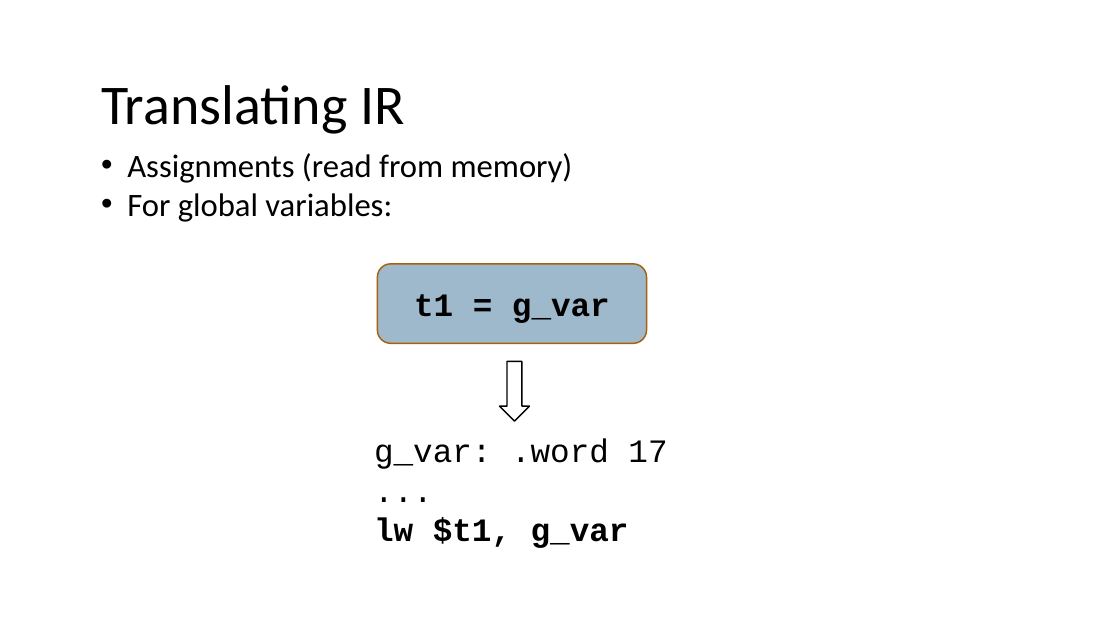
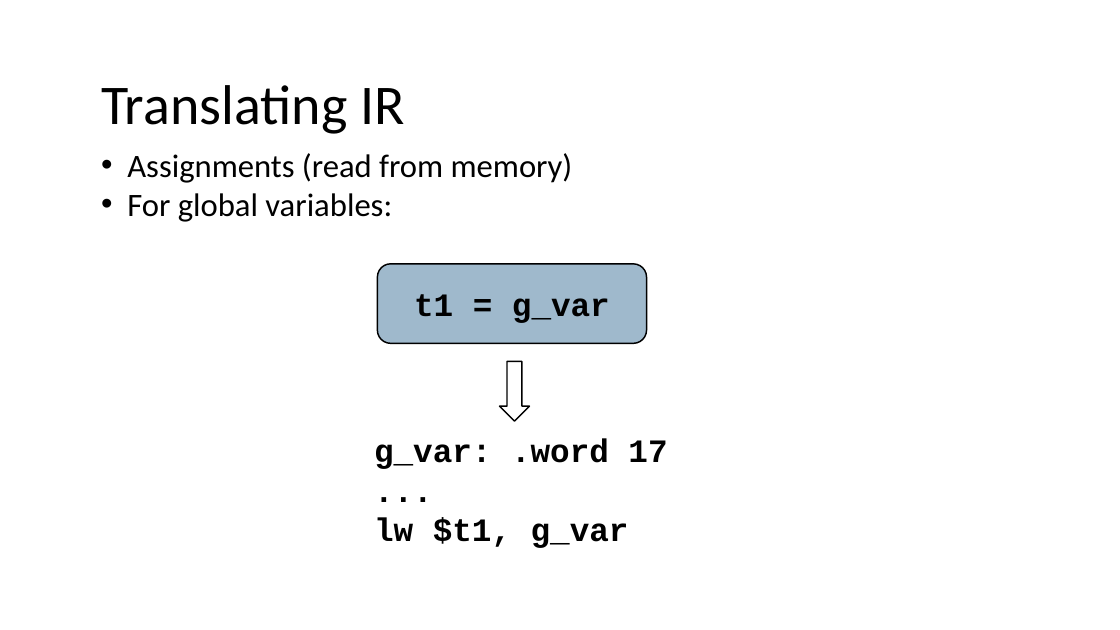
Before and after one commit to nivshani/compilation, a slide deck: slide 47 of slides/codegen.pptx (slide 37 before the commit). Drawn at 1120x630 pixels with LibreOffice and Linux fonts; fonts in the diff are those of the drawing. Boxes give left, top, right and bottom in pixels: in the first picture for what was removed or moved away, otherwise in the second. Text is boxed around its words. In the diff, an @@ line names an element or a change of style, - is before the commit and + after.

```diff
--- a/slides/codegen.pptx
+++ b/slides/codegen.pptx
@@ rounded rectangle "t1 = g_var" at [377, 264, 646, 344]: outline #A9610D 1.25 pt to #000000 1.25 pt @@
@@ text at [374, 439, 667, 469]: bold on in "g_var: .word 17", "..." @@
```
Also in this commit, not shown: 35 other slides changed, 10 slides added, 1 slide removed, 1 other file.
